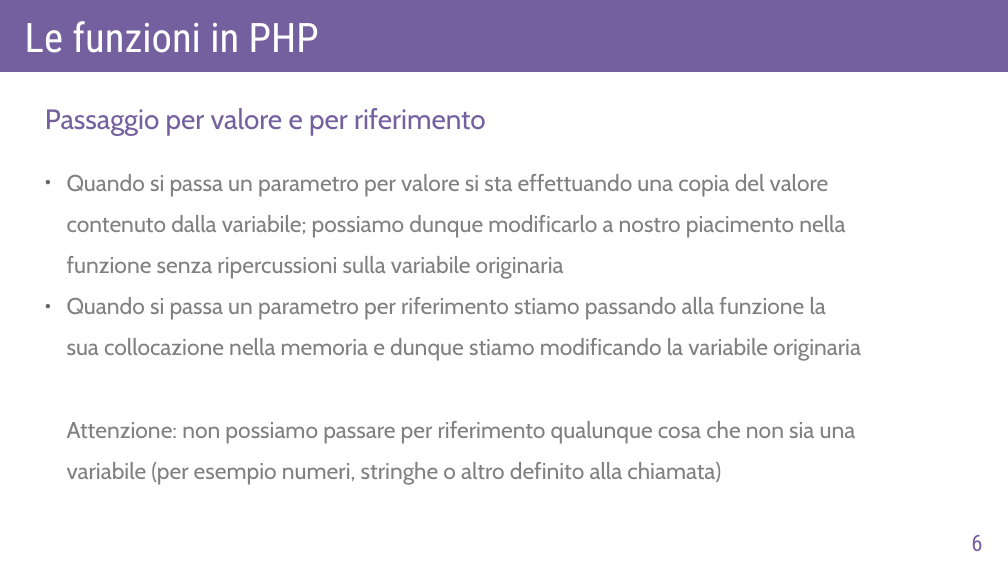
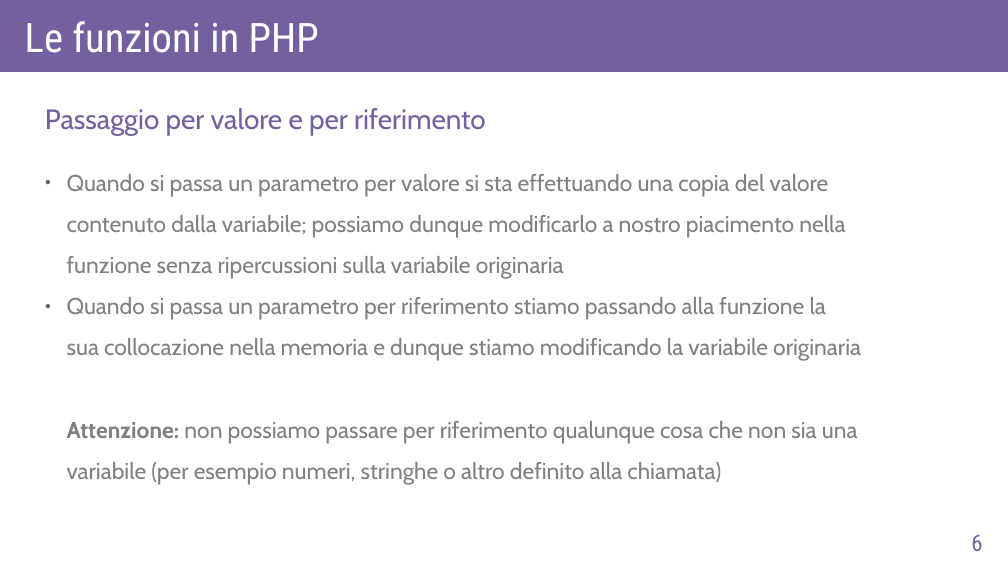
Before and after one commit to AlexF1789/corsoPHP, a slide deck: slide 6 of slide_odp/lez3.odp. Drawn at 1008x567 pixels with LibreOffice and Linux fonts; fonts in the diff are those of the drawing. Boxes give left, top, right and bottom in pixels: in the first picture for what was removed or moved away, otherwise in the second. Text is boxed around its words. In the diff, an @@ line names an element or a change of style, - is before the commit and + after.

```diff
--- a/slide_odp/lez3.odp
+++ b/slide_odp/lez3.odp
@@ text at [67,297,861,485]: bold on in "Attenzione:" @@
```
Also in this commit, not shown: 1 other slide changed, 3 slides added, 1 slide removed, 12 other files.
